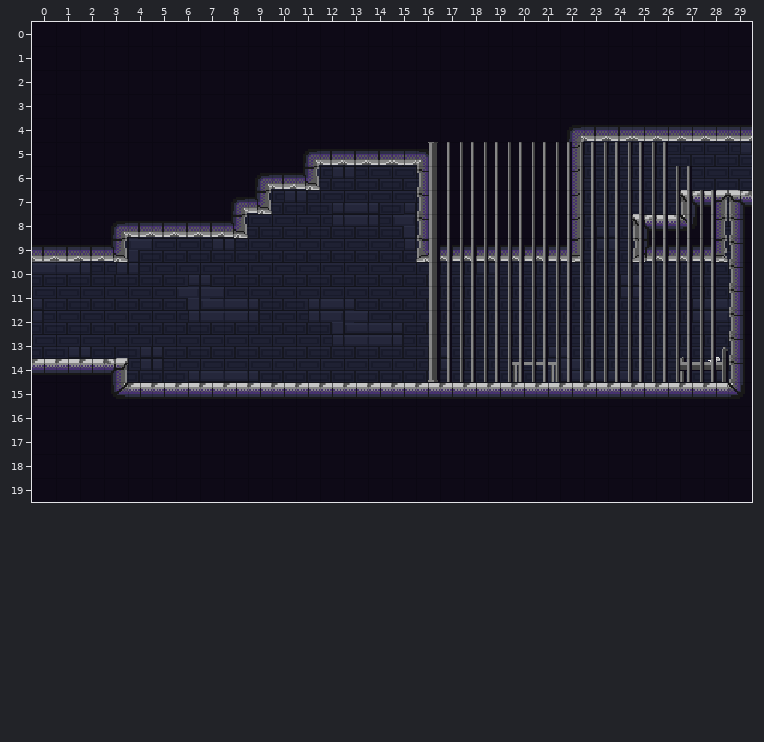
An edit to a level. Tiled map, Assets/maps/HubRooms/1 - Prison/CellB.tmx. Above, as it was before the edit.
Cells are 16x16 px. Shown: x 0..29, y 0..19.
The result:
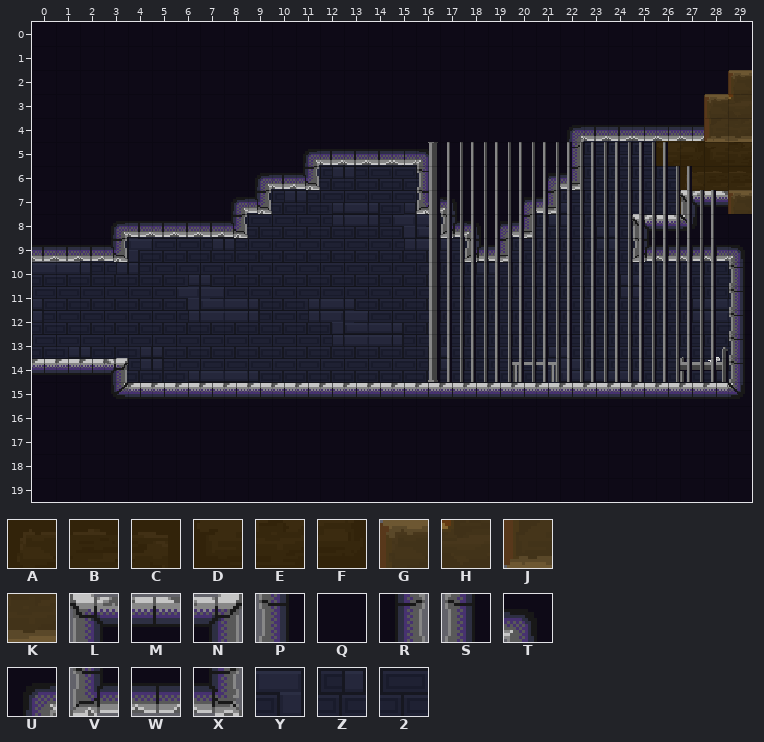
Key: from "dirt_bkg": A 0, B 1, C 2, D 10, E 11, F 12; from "dirt_block": G 0, H 3, J 10, K 11; from "jail_block": L 0, M 1, N 2, P 8, Q 9, R 10, S 10 flipped left-right, T 11, U 12, V 16, W 17, X 18; from "jail_wall": Y 0 flipped left-right, Z 3 flipped left-right, 2 9 flipped left-right.
_ is an empty cell, # one hidden under a higher layer, . an unchanged one.
Difference:
--- layer "bkg_close"
@@ x 26..29 @@
- 2 ..._
- 3 ..#.
- 4 22ZY
- 5 222Z
- 6 .222
- 7 .222
+ 2 ...Q
+ 3 ..Q.
+ 4 ACA#
+ 5 DFDE
+ 6 .ABB
+ 7 .DEE
--- layer "ground"
@@ x 28..29 @@
- 2 .Q
- 3 QQ
- 4 WW
+ 2 .G
+ 3 GH
+ 4 JK
@@ x 16..29 @@
- 6 .....QR.......
- 7 PQ..QQR.....NL
- 8 PQQQQQR.....RS
- 9 VWWWWWX.....XS
+ 6 .....UX.......
+ 7 VT..UX_.....MG
+ 8 _VTUX__.....QQ
+ 9 __VX___.....WT
Boxes around the changes in both pictures, in picture pixels (x1, y1, x2, y2):
changed: (656, 70, 752, 262)
changed: (416, 166, 580, 262)
